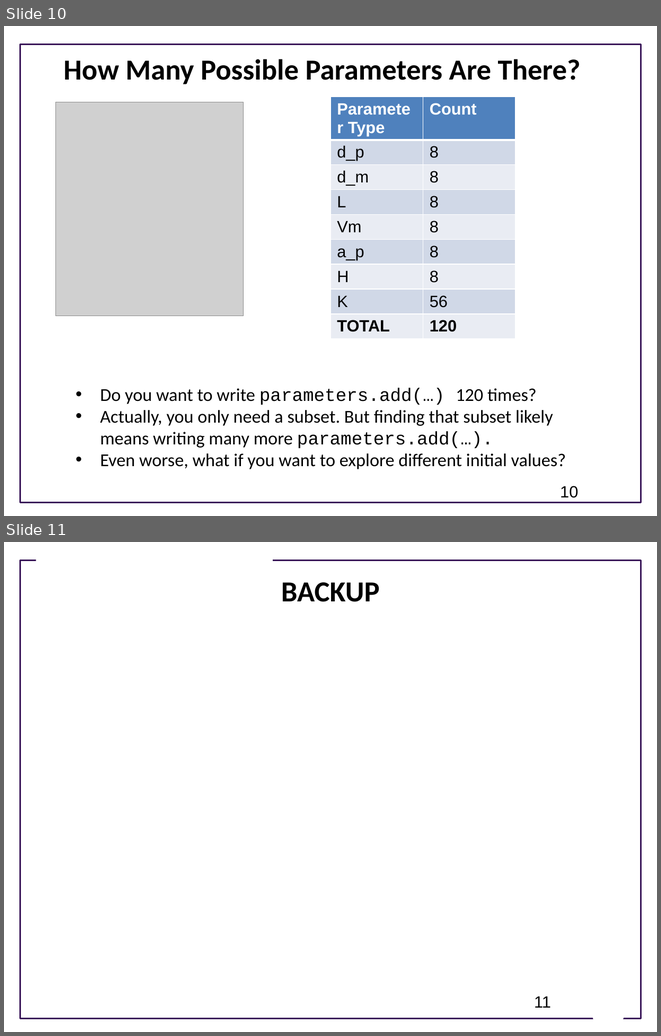
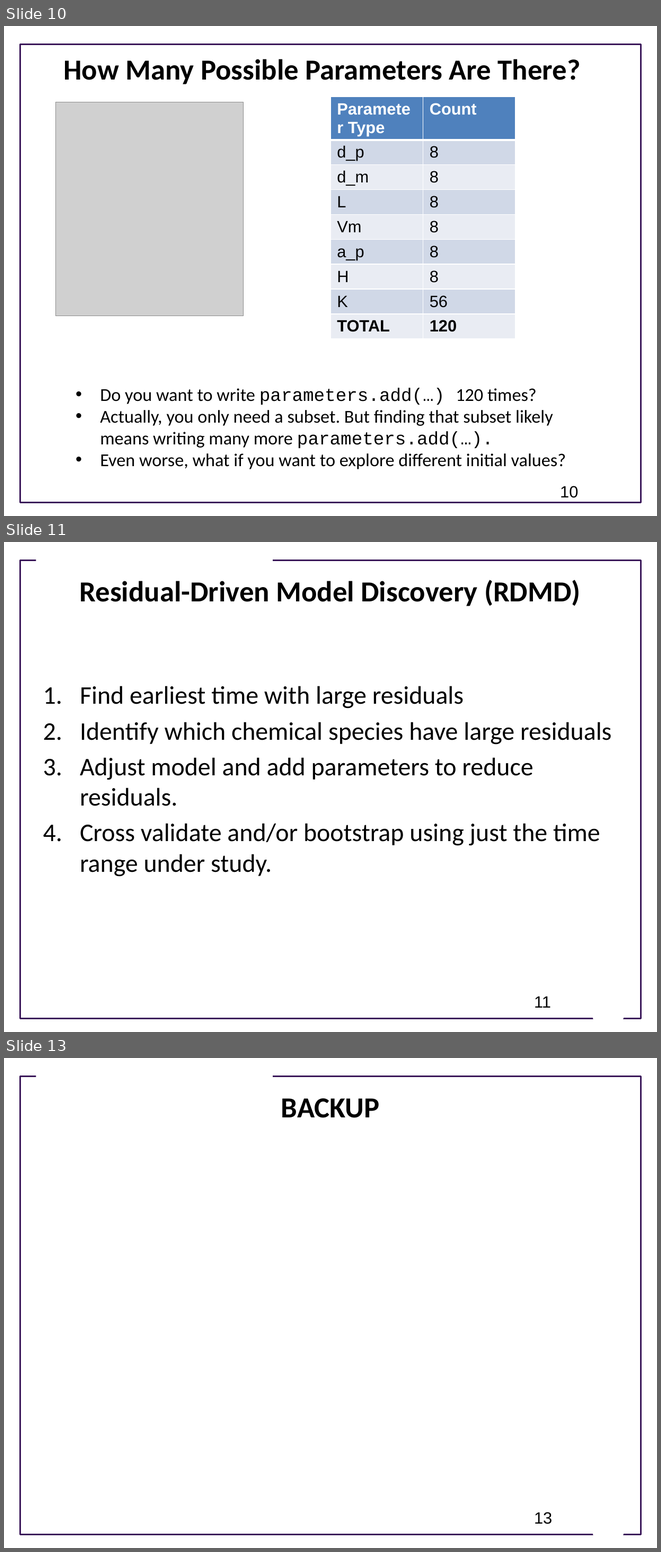
Before and after one commit to ModelEngineering/advancing-biomedical-models, a slide deck: lectures/lecture_16/Lecture_16_Practical_Techniques_for_Discovering_Biomedical_Models.pptx. Shown one above the other, each under a label of ours: slides 10 and 11 before the commit, slides 10, 11 and 13 after it; the slides between them are not shown. The pictures are 661x1036 and 661x1552 pixels, drawn with LibreOffice and Linux fonts; fonts in the diff are those of the drawing; grey boxes stand for pictures; background and template pictures are left out. Boxes give left, top, right and bottom in pixels: in the first picture for what was removed or moved away, otherwise in the second. Text is boxed around its words. In the diff, an @@ line names an element or a change of style, - is before the commit and + after.

```diff
--- a/lectures/lecture_16/Lecture_16_Practical_Techniques_for_Discovering_Biomedical_Models.pptx
+++ b/lectures/lecture_16/Lecture_16_Practical_Techniques_for_Discovering_Biomedical_Models.pptx
@@ slide 11 added at bbox=[4, 542, 657, 1032], background #FFFFFF; not listed: 3 template elements that a slide beside it also shows @@
@@ title added at bbox=[80, 580, 581, 606], 32 pt, text #000000, bold @@
+Residual-Driven Model Discovery (RDMD)
@@ text added at bbox=[80, 686, 611, 876], 28 pt, text #000000 @@
+1. Find earliest time with large residuals
+2. Identify which chemical species have large residuals
+3. Adjust model and add parameters to reduce residuals.
+4. Cross validate and/or bootstrap using just the time range under study.
@@ page number added at bbox=[534, 996, 551, 1007], 18 pt, text #000000 @@
+11
@@ what was slide 11 is now slide 13 @@
@@ page number at bbox=[534, 1512, 552, 1524]: text changed @@
-11
+13
```
Also in this commit, not shown: 1 slide changed, 1 other slide added, 1 other file.
